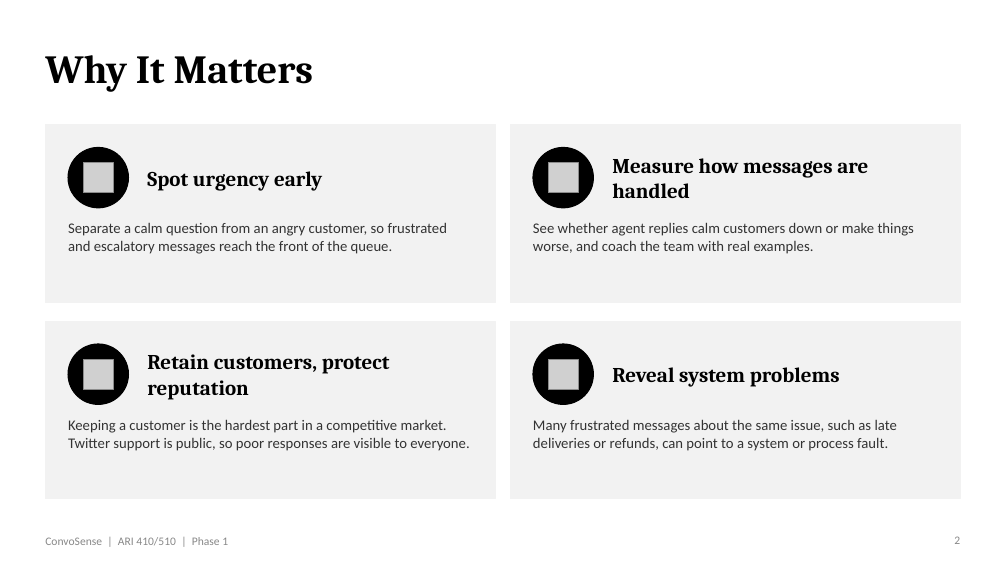
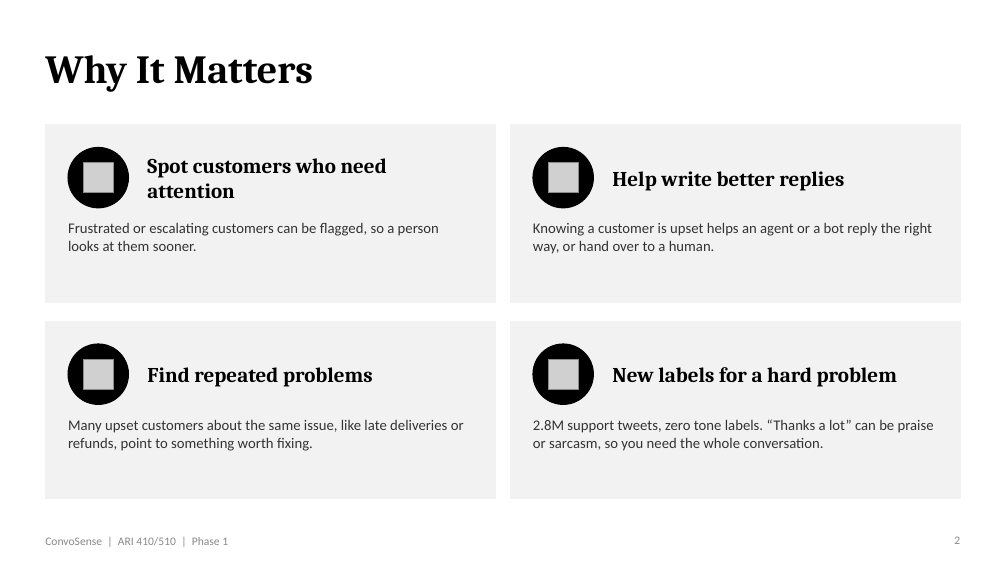
Before and after one commit to venkatrepaka-umich/ConvoSense, a slide deck: slide 2 of docs/Phase 1 PPT.pptx. Drawn at 1008x567 pixels with LibreOffice and Linux fonts; fonts in the diff are those of the drawing; grey boxes stand for pictures. Boxes give left, top, right and bottom in pixels: in the first picture for what was removed or moved away, otherwise in the second. Text is boxed around its words. In the diff, an @@ line names an element or a change of style, - is before the commit and + after.

```diff
--- a/docs/Phase 1 PPT.pptx
+++ b/docs/Phase 1 PPT.pptx
@@ text at <box>147,158,387,198</box>: text changed @@
-Spot urgency early
+Spot customers who need attention
@@ text at <box>612,171,844,191</box>: text changed @@
-Measure how messages are handled
+Help write better replies
@@ text at <box>68,223,439,251</box>: text changed @@
-Separate a calm question from an angry customer, so frustrated and escalatory messages reach the front of the queue.
+Frustrated or escalating customers can be flagged, so a person looks at them sooner.
@@ text at <box>533,222,932,254</box>: text changed @@
-See whether agent replies calm customers down or make things worse, and coach the team with real examples.
+Knowing a customer is upset helps an agent or a bot reply the right way, or hand over to a human.
@@ text at <box>147,367,373,387</box>: text changed @@
-Retain customers, protect reputation
+Find repeated problems
@@ text at <box>612,367,897,387</box>: text changed @@
-Reveal system problems
+New labels for a hard problem
@@ text at <box>68,419,464,451</box>: text changed @@
-Keeping a customer is the hardest part in a competitive market. Twitter support is public, so poor responses are visible to everyone.
+Many upset customers about the same issue, like late deliveries or refunds, point to something worth fixing.
@@ text at <box>533,419,934,451</box>: text changed @@
-Many frustrated messages about the same issue, such as late deliveries or refunds, can point to a system or process fault.
+2.8M support tweets, zero tone labels. “Thanks a lot” can be praise or sarcasm, so you need the whole conversation.
```
Also in this commit, not shown: 7 other slides changed, 2 other files.
